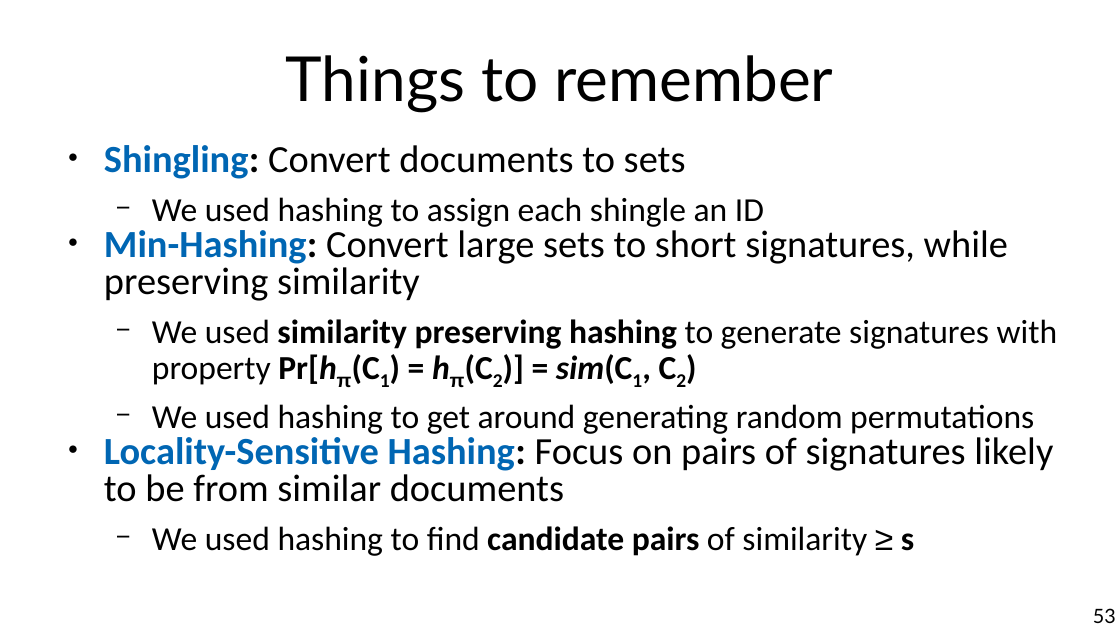
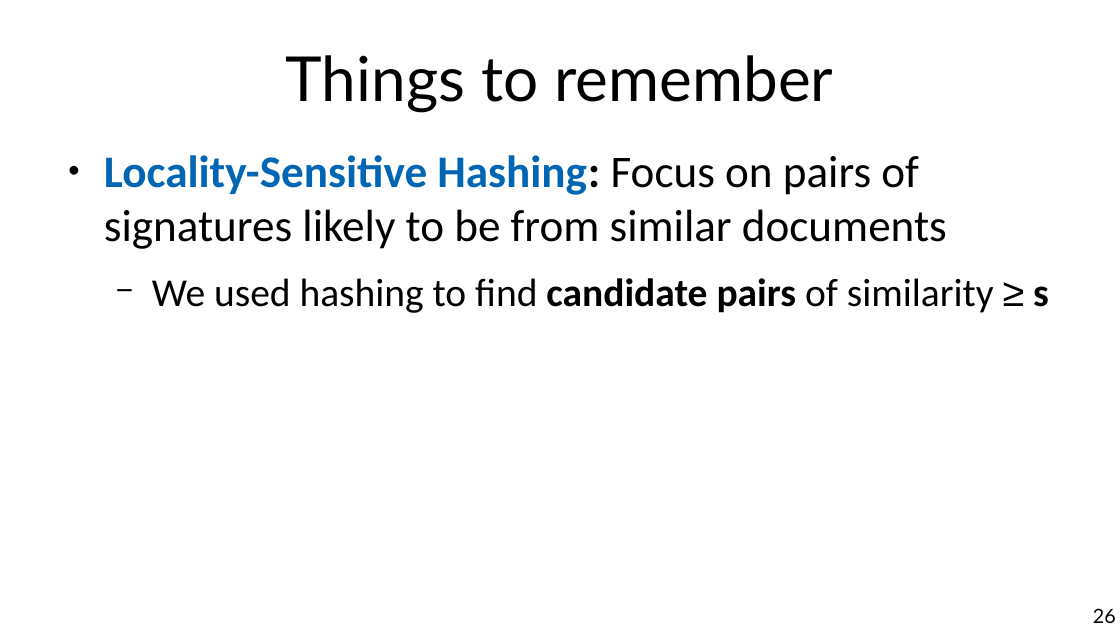
Before and after one commit to chatox/data-mining-course, a slide deck: slide 26 of theory/tt09_locality_sensitive_hashing.odp (slide 53 before the commit). Drawn at 1120x630 pixels with LibreOffice and Linux fonts; fonts in the diff are those of the drawing. Boxes give left, top, right and bottom in pixels: in the first picture for what was removed or moved away, otherwise in the second. Text is boxed around its words. In the diff, an @@ line names an element or a change of style, - is before the commit and + after.

```diff
--- a/theory/tt09_locality_sensitive_hashing.odp
+++ b/theory/tt09_locality_sensitive_hashing.odp
@@ text "Locality-Sensitive Hashing: Focus on pairs ..." at (104, 155, 1049, 313): size 27.2 to 32 pt in "Locality-Sensitive Hashing: Focus on pairs of signatures ..."; size 23.8 to 28 pt in "We used hashing to find candidate pairs ..."; line spacing 0.8 to 1 @@
@@ text at (104, 145, 1058, 434): paragraphs removed @@
-● Shingling: Convert documents to sets
-  − We used hashing to assign each shingle an ID
-● Min-Hashing: Convert large sets to short signatures, while preserving similarity
-  − We used similarity preserving hashing to generate signatures with property Pr[hπ(C1) = hπ(C2)] = sim(C1, C2)
-  − We used hashing to get around generating random permutations
@@ page number at (1093, 608, 1116, 623): text changed @@
-53
+26
```
Also in this commit, not shown: 2 other slides changed, 27 slides removed, 1 other file.
